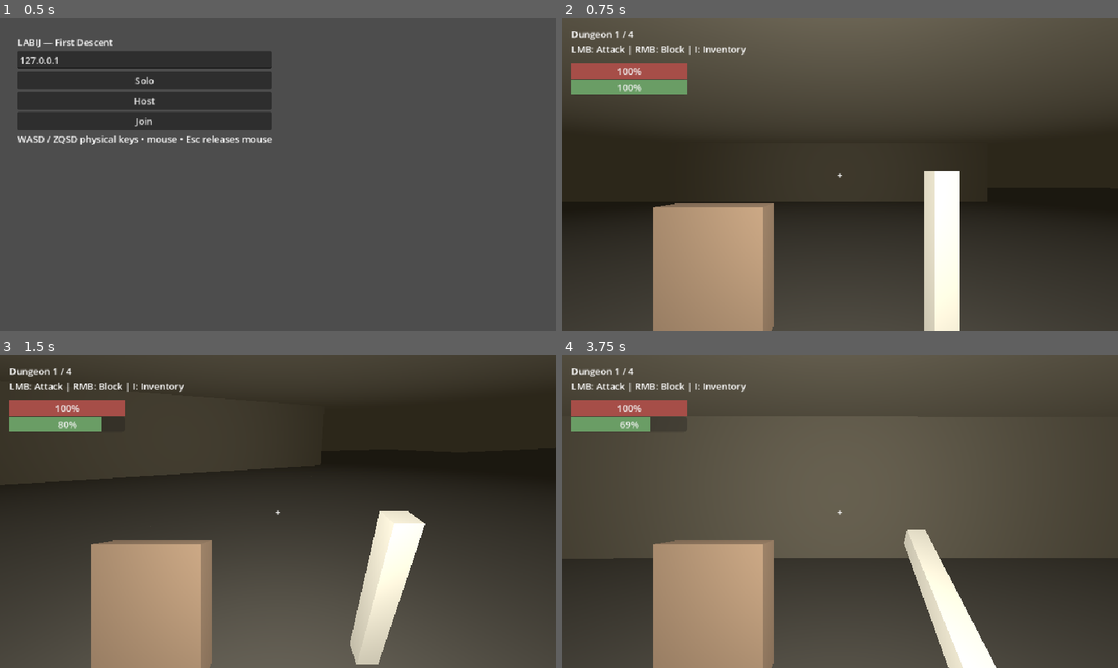
Above: before the commit, frames 1-4 (two rows, left to right).
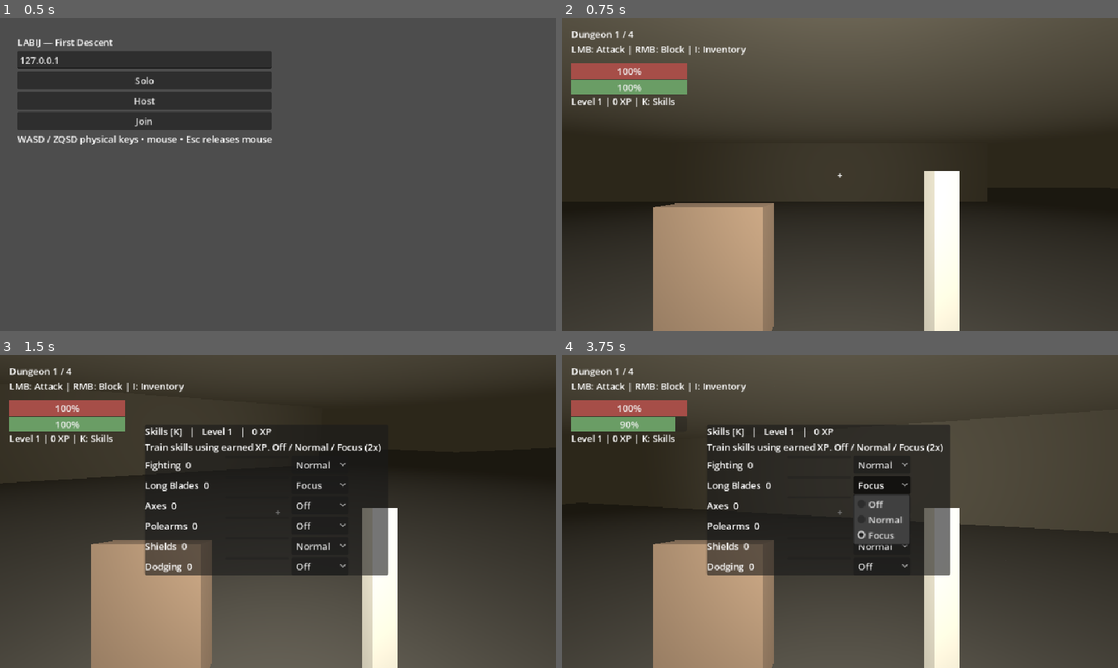
Above: after the commit, the same moments.

Repository: tdonnenfeld/LABIJ
Game: Godot game, scene res://game/main.tscn
Same seed, same stepped clock (60 frames per second), same inputs: the game is played once before the commit and once after it.
Inputs (mouse positions are in pixels of both pictures, inside the frame that each line leads up to):
- Up to frame 1 (0.5 s): no input
- Up to frame 2 (0.75 s): click "Solo" at 0.5 s
- Up to frame 3 (1.5 s): tap Enter at 1.25 s; move the mouse to (272, 517) at 1.27 s; hold W from 1.28 s (still down); tap K at 1.35 s; click (272, 517) at 1.42 s
- Up to frame 4 (3.75 s): tap I at 1.55, 2.1 s; move the mouse to (1006, 558) at 2.02 s; click (1006, 558) at 2.17 s; tap E at 2.3, 2.85 s; move the mouse to (795, 508) at 2.77 s; click (795, 508) at 2.92 s; tap K at 3.05 s; release W at 3.5 s; click (884, 486) at 3.5 s, where only the run after the commit has a clickable "Focus"

Frame 1 is identical in both runs. In frame 2, 0.2% of the frame differs, in the area x 1-21%, y 25-29%; in frame 3, 12%; in frame 4, 35%, in the area x 0-100%, y 19-100%.

Commit message:
Fix duplicate equipment selection and implement XP skill training

Diff:
--- a/game/items/inventory.gd
+++ b/game/items/inventory.gd
@@ -3,8 +3,14 @@
 const Catalog = preload("res://game/items/catalog.gd")
 const CAPACITY := 12
 var items: Array[String] = ["sword", "shield", "potion"]
-var weapon := "sword"
-var shield := "shield"
+var weapon_index := 0
+var shield_index := 1
+var weapon: String:
+	get:
+		return items[weapon_index]
+var shield: String:
+	get:
+		return items[shield_index]
 
 func add(id: String) -> bool:
 	if items.size() >= CAPACITY or Catalog.get_item(id) == null:
@@ -15,30 +21,33 @@
 func equip(index: int) -> bool:
 	if index < 0 or index >= items.size():
 		return false
-	var id := items[index]
-	var item = Catalog.get_item(id)
+	var item = Catalog.get_item(items[index])
 	if item.kind == "weapon":
-		weapon = id
+		weapon_index = index
 	elif item.kind == "shield":
-		shield = id
+		shield_index = index
 	else:
 		return false
 	return true
 
+func is_equipped(index: int) -> bool:
+	return index == weapon_index or index == shield_index
+
 func remove(index: int) -> String:
-	if index < 0 or index >= items.size():
+	if index < 0 or index >= items.size() or is_equipped(index):
 		return ""
 	var id := items[index]
-	# Equipped items must remain available.
-	if (id == weapon or id == shield) and items.count(id) == 1:
-		return ""
 	items.remove_at(index)
+	if weapon_index > index:
+		weapon_index -= 1
+	if shield_index > index:
+		shield_index -= 1
 	return id
 
 func state() -> Array:
-	return [items.duplicate(), weapon, shield]
+	return [items.duplicate(), weapon_index, shield_index]
 
 func apply(state_data: Array) -> void:
 	items.assign(state_data[0])
-	weapon = state_data[1]
-	shield = state_data[2]
+	weapon_index = state_data[1]
+	shield_index = state_data[2]
--- a/game/items/inventory_ui.gd
+++ b/game/items/inventory_ui.gd
@@ -36,9 +36,9 @@
 	var selected := list.get_selected_items()
 	state_data = data.duplicate(true)
 	list.clear()
-	for id in data[0]:
-		var item = Catalog.get_item(id)
-		var equipped: bool = id == data[1] or id == data[2]
+	for index in range(data[0].size()):
+		var item = Catalog.get_item(data[0][index])
+		var equipped: bool = index == data[1] or index == data[2]
 		list.add_item(item.title + (" [equipped]" if equipped else ""))
 	if list.item_count > 0:
 		list.select(mini(selected[0] if not selected.is_empty() else 0, list.item_count - 1))
@@ -51,7 +51,9 @@
 	if selected.is_empty() or state_data.is_empty():
 		details.text = "No items"
 		return
-	var item = Catalog.get_item(state_data[0][selected[0]])
+	var index := selected[0]
+	drop_button.disabled = index == state_data[1] or index == state_data[2]
+	var item = Catalog.get_item(state_data[0][index])
 	match item.kind:
 		"weapon":
 			details.text = "Damage %g | Reach %g m | Stamina %g" % [item.damage, item.reach, item.stamina_cost]
--- a/game/main.gd
+++ b/game/main.gd
@@ -3,6 +3,9 @@
 const World = preload("res://game/world.gd")
 const Player = preload("res://game/player.gd")
 const InventoryUI = preload("res://game/items/inventory_ui.gd")
+const SkillsUI = preload("res://game/progression/skills_ui.gd")
+var skills_ui: PanelContainer
+var xp_label: Label
 const Catalog = preload("res://game/items/catalog.gd")
 var inventory_ui: PanelContainer
 var item_requests: Dictionary = {}
@@ -77,6 +80,14 @@
 		layer.add_child(inventory_ui)
 		inventory_ui.position = Vector2(250, 120)
 		inventory_ui.action.connect(_inventory_action)
+		skills_ui = SkillsUI.new()
+		layer.add_child(skills_ui)
+		skills_ui.position = Vector2(250, 120)
+		skills_ui.priority_changed.connect(_skill_action)
+		xp_label = Label.new()
+		xp_label.position = Vector2(16, 132)
+		layer.add_child(xp_label)
+		xp_label.hide()
 
 func make_bar(layer: CanvasLayer, at: Vector2, color: Color) -> ProgressBar:
 	var bar := ProgressBar.new()
@@ -123,6 +134,7 @@
 			hp_bar.show()
 			stamina_bar.show()
 			crosshair.show()
+			xp_label.show()
 
 func _solo() -> void:
 	_spawn(1)
@@ -165,6 +177,8 @@
 		stamina_bar.hide()
 		crosshair.hide()
 		inventory_ui.hide()
+		skills_ui.hide()
+		xp_label.hide()
 		damage_flash.color.a = 0.0
 	spectating = false
 	for id in actors.keys():
@@ -221,8 +235,20 @@
 		return
 	if event is InputEventKey and event.pressed and not event.echo and event.physical_keycode == KEY_I:
 		if inventory_ui:
+			skills_ui.hide()
 			inventory_ui.visible = not inventory_ui.visible
 			Input.mouse_mode = Input.MOUSE_MODE_VISIBLE if inventory_ui.visible else Input.MOUSE_MODE_CAPTURED
+		return
+	if event is InputEventKey and event.pressed and not event.echo and event.physical_keycode == KEY_K:
+		if skills_ui:
+			inventory_ui.hide()
+			skills_ui.visible = not skills_ui.visible
+			Input.mouse_mode = Input.MOUSE_MODE_VISIBLE if skills_ui.visible else Input.MOUSE_MODE_CAPTURED
+		return
+	if skills_ui and skills_ui.visible:
+		if event is InputEventKey and event.pressed and event.keycode == KEY_ESCAPE:
+			skills_ui.hide()
+			Input.mouse_mode = Input.MOUSE_MODE_CAPTURED
 		return
 	if inventory_ui and inventory_ui.visible:
 		if event is InputEventKey and event.pressed and event.keycode == KEY_ESCAPE:
@@ -285,7 +311,7 @@
 		for actor in actors.values():
 			actor.simulate(delta)
 			if actor.advance_combat(delta):
-				actor.swing_hit = world.strike(actor)
+				actor.swing_hit = world.strike(actor, actors)
 		world.simulate(actors, delta)
 		for id in stair_cooldowns.keys():
 			stair_cooldowns[id] = maxf(0.0, stair_cooldowns[id] - delta)
@@ -299,7 +325,7 @@
 		if tick % 3 == 0 and multiplayer.has_multiplayer_peer():
 			var states := {}
 			for id in actors:
-				states[id] = [actors[id].position, actors[id].heading, actors[id].floor_id, actors[id].health, actors[id].stamina, actors[id].blocking, actors[id].attack_phase, actors[id].hurt_timer, actors[id].swing_hit, actors[id].inventory.state()]
+				states[id] = [actors[id].position, actors[id].heading, actors[id].floor_id, actors[id].health, actors[id].stamina, actors[id].blocking, actors[id].attack_phase, actors[id].hurt_timer, actors[id].swing_hit, actors[id].inventory.state(), actors[id].skills.state()]
 			snapshot.rpc(tick, states, world.monster_snapshot(), world.loot.state())
 	if not dedicated and actors.has(local_id):
 		var local = actors[local_id]
@@ -326,7 +352,11 @@
 		if damage_flash:
 			damage_flash.color.a = minf(0.3, local.hurt_timer)
 		if hp_bar:
+			hp_bar.max_value = local.max_health()
 			hp_bar.value = local.health
+			xp_label.text = "Level %d | %d XP | K: Skills" % [local.skills.character_level(), local.skills.total_xp]
+			if skills_ui and skills_ui.visible:
+				skills_ui.refresh(local.skills.state())
 			stamina_bar.value = local.stamina
 			crosshair.modulate = Color("#90df87") if local.swing_hit and local.attack_phase == 2 else Color.WHITE
 		if hud:
@@ -370,6 +400,7 @@
 			actors[id].hurt_timer = states[id][7]
 			actors[id].swing_hit = states[id][8]
 			actors[id].inventory.apply(states[id][9])
+			actors[id].skills.apply(states[id][10])
 			if id != multiplayer.get_unique_id():
 				actors[id].rotation.y = states[id][1]
 
@@ -423,3 +454,18 @@
 			world.loot.spawn(item, actor.floor_id, at)
 	else:
 		actor.use_item(index)
+
+func _skill_action(index: int, value: int) -> void:
+	if multiplayer.is_server():
+		var id := multiplayer.get_unique_id()
+		if actors.has(id) and actors[id].health > 0:
+			actors[id].skills.set_priority(index, value)
+	else:
+		request_skill.rpc_id(1, index, value)
+
+@rpc("any_peer", "call_remote", "reliable")
+func request_skill(index: int, value: int) -> void:
+	if multiplayer.is_server():
+		var id := multiplayer.get_remote_sender_id()
+		if actors.has(id) and actors[id].health > 0:
+			actors[id].skills.set_priority(index, value)
--- a/game/player.gd
+++ b/game/player.gd
@@ -4,6 +4,8 @@
 const Inventory = preload("res://game/items/inventory.gd")
 const Catalog = preload("res://game/items/catalog.gd")
 var inventory := Inventory.new()
+const Skills = preload("res://game/progression/skills.gd")
+var skills := Skills.new()
 
 var health := Combat.MAX_HEALTH
 var stamina := Combat.MAX_STAMINA
@@ -78,11 +80,11 @@
 
 func begin_attack() -> bool:
 	var weapon = Catalog.get_item(inventory.weapon)
-	if health <= 0 or attack_phase != 0 or blocking or stamina < weapon.stamina_cost:
+	if health <= 0 or attack_phase != 0 or blocking or stamina < attack_cost():
 		return false
-	stamina -= weapon.stamina_cost
+	stamina -= attack_cost()
 	attack_phase = 1
-	attack_timer = weapon.windup
+	attack_timer = weapon.windup * attack_speed_factor()
 	swing_hit = false
 	return true
 
@@ -100,7 +102,7 @@
 		return false
 	if attack_phase == 1:
 		attack_phase = 2
-		attack_timer = Catalog.get_item(inventory.weapon).recovery
+		attack_timer = Catalog.get_item(inventory.weapon).recovery * attack_speed_factor()
 		return true
 	attack_phase = 0
 	return false
@@ -108,9 +110,10 @@
 func take_damage(amount: float, source: Vector3) -> void:
 	if health <= 0:
 		return
-	if blocking and stamina >= Combat.BLOCK_COST and Combat.facing(heading, source - position):
-		stamina -= Combat.BLOCK_COST
+	if blocking and stamina >= block_cost() and Combat.facing(heading, source - position):
+		stamina -= block_cost()
 		amount *= 1.0 - Catalog.get_item(inventory.shield).reduction
+	amount *= 1.0 - minf(0.25, skills.skill_level(5) * 0.01)
 	health = maxf(0.0, health - amount)
 	hurt_timer = 0.25
 	if health == 0:
@@ -138,9 +141,29 @@
 		return false
 	var item = Catalog.get_item(inventory.items[index])
 	if item.kind == "consumable":
-		if health >= Combat.MAX_HEALTH:
+		if health >= max_health():
 			return false
-		health = minf(Combat.MAX_HEALTH, health + item.heal)
+		health = minf(max_health(), health + item.heal)
 		inventory.remove(index)
 		return true
 	return inventory.equip(index)
+
+func max_health() -> float:
+	return Combat.MAX_HEALTH + skills.skill_level(0) * 4.0
+
+func gain_xp(amount: int) -> void:
+	var old_max := max_health()
+	skills.gain(amount)
+	health = minf(max_health(), health + max_health() - old_max)
+
+func attack_cost() -> float:
+	return Catalog.get_item(inventory.weapon).stamina_cost * maxf(0.65, 1.0 - skills.weapon_level(inventory.weapon) * 0.015)
+
+func attack_speed_factor() -> float:
+	return maxf(0.65, 1.0 - skills.weapon_level(inventory.weapon) * 0.015)
+
+func attack_damage() -> float:
+	return Catalog.get_item(inventory.weapon).damage * (1.0 + 0.035 * skills.weapon_level(inventory.weapon) + 0.02 * skills.skill_level(0))
+
+func block_cost() -> float:
+	return Combat.BLOCK_COST * maxf(0.5, 1.0 - skills.skill_level(4) * 0.02)
--- /dev/null
+++ b/game/progression/skills.gd
@@ -0,0 +1,57 @@
+extends RefCounted
+
+const IDS := ["fighting", "long_blades", "axes", "polearms", "shields", "dodging"]
+const TITLES := ["Fighting", "Long Blades", "Axes", "Polearms", "Shields", "Dodging"]
+const MAX_LEVEL := 27
+var total_xp := 0
+var xp: Array[float] = [0, 0, 0, 0, 0, 0]
+var priorities: Array[int] = [1, 2, 0, 0, 1, 0]
+
+static func threshold(level: int) -> float:
+	return 25.0 * level * (level + 1)
+
+func skill_level(index: int) -> int:
+	var result := 0
+	while result < MAX_LEVEL and xp[index] >= threshold(result + 1):
+		result += 1
+	return result
+
+func character_level() -> int:
+	return mini(MAX_LEVEL, 1 + int(sqrt(float(total_xp) / 100.0)))
+
+func set_priority(index: int, priority: int) -> bool:
+	if index < 0 or index >= IDS.size() or priority < 0 or priority > 2:
+		return false
+	priorities[index] = priority
+	return true
+
+func gain(amount: int) -> void:
+	if amount <= 0:
+		return
+	total_xp += amount
+	var weights := 0
+	for i in range(IDS.size()):
+		if skill_level(i) < MAX_LEVEL:
+			weights += priorities[i]
+	if weights == 0:
+		return
+	for i in range(IDS.size()):
+		if skill_level(i) < MAX_LEVEL:
+			xp[i] = minf(threshold(MAX_LEVEL), xp[i] + float(amount) * priorities[i] / weights)
+
+func weapon_level(id: String) -> int:
+	match id:
+		"axe":
+			return skill_level(2)
+		"spear":
+			return skill_level(3)
+		_:
+			return skill_level(1)
+
+func state() -> Array:
+	return [total_xp, xp.duplicate(), priorities.duplicate()]
+
+func apply(data: Array) -> void:
+	total_xp = data[0]
+	xp.assign(data[1])
+	priorities.assign(data[2])
--- /dev/null
+++ b/game/progression/skills_ui.gd
@@ -0,0 +1,50 @@
+extends PanelContainer
+
+const Skills = preload("res://game/progression/skills.gd")
+signal priority_changed(index: int, value: int)
+var model := Skills.new()
+var heading: Label
+var levels: Array[Label] = []
+var progress: Array[ProgressBar] = []
+var buttons: Array[OptionButton] = []
+
+func _ready() -> void:
+	var column := VBoxContainer.new()
+	column.custom_minimum_size = Vector2(420, 0)
+	add_child(column)
+	heading = Label.new()
+	column.add_child(heading)
+	var hint := Label.new()
+	hint.text = "Train skills using earned XP. Off / Normal / Focus (2x)"
+	column.add_child(hint)
+	for i in range(Skills.IDS.size()):
+		var row := HBoxContainer.new()
+		column.add_child(row)
+		var label := Label.new()
+		label.custom_minimum_size.x = 135
+		row.add_child(label)
+		levels.append(label)
+		var bar := ProgressBar.new()
+		bar.custom_minimum_size.x = 110
+		bar.max_value = 1
+		bar.show_percentage = false
+		row.add_child(bar)
+		progress.append(bar)
+		var option := OptionButton.new()
+		for title in ["Off", "Normal", "Focus"]:
+			option.add_item(title)
+		row.add_child(option)
+		buttons.append(option)
+		option.item_selected.connect(func(value): priority_changed.emit(i, value))
+	hide()
+
+func refresh(data: Array) -> void:
+	model.apply(data)
+	heading.text = "Skills [K]   |   Level %d   |   %d XP" % [model.character_level(), model.total_xp]
+	for i in range(Skills.IDS.size()):
+		var level := model.skill_level(i)
+		levels[i].text = "%s  %d" % [Skills.TITLES[i], level]
+		buttons[i].select(model.priorities[i])
+		var start := Skills.threshold(level)
+		var end := Skills.threshold(level + 1)
+		progress[i].value = 1.0 if level == Skills.MAX_LEVEL else (model.xp[i] - start) / (end - start)
--- a/game/world.gd
+++ b/game/world.gd
@@ -208,7 +208,7 @@
 			monsters[id].phase = states[id][3]
 			monsters[id].hurt = states[id][4]
 
-func strike(actor) -> bool:
+func strike(actor, party: Dictionary = {}) -> bool:
 	if actor.health <= 0:
 		return false
 	var nearest = null
@@ -223,11 +223,18 @@
 			best = distance
 	if nearest == null:
 		return false
-	nearest.health = maxf(0.0, nearest.health - weapon.damage)
+	nearest.health = maxf(0.0, nearest.health - actor.attack_damage())
 	nearest.hurt = 0.18
 	if nearest.health <= 0:
 		nearest.phase = 0
 		nearest.target = 0
+		var reward: int = 100 + nearest.floor * 25
+		for teammate in party.values():
+			if teammate == actor or teammate.health <= 0 or teammate.floor_id != actor.floor_id:
+				continue
+			if horizontal_distance(teammate.position, nearest.node.position) <= 15.0:
+				teammate.gain_xp(reward)
+		actor.gain_xp(reward)
 		var choices := ["potion", "potion", "axe", "spear", "iron_shield"]
 		var at: Vector3 = nearest.node.position
 		at.y = floors[nearest.floor].position.y + 0.3
--- a/tests/inventory.gd
+++ b/tests/inventory.gd
@@ -23,6 +23,19 @@
 	ok = ok and player.use_item(2) and player.health == 85
 	ok = ok and player.inventory.items.size() == 3
 	ok = ok and player.begin_attack() and player.stamina == 85
+	var inventory = player.inventory
+	ok = ok and inventory.add("spear")
+	ok = ok and inventory.add("shield")
+	ok = ok and inventory.is_equipped(2) and not inventory.is_equipped(3)
+	ok = ok and inventory.remove(3) == "spear"
+	ok = ok and inventory.add("spear")
+	ok = ok and inventory.equip(4) and inventory.is_equipped(4) and not inventory.is_equipped(2)
+	ok = ok and inventory.remove(2) == "spear" and inventory.weapon_index == 3
+	ok = ok and inventory.equip(2) and inventory.remove(1) == "shield"
+	ok = ok and inventory.shield_index == 1 and inventory.weapon_index == 2
+	var replica = preload("res://game/items/inventory.gd").new()
+	replica.apply(inventory.state())
+	ok = ok and replica.state() == inventory.state()
 	if not ok:
 		push_error("Inventory test failed")
 	quit(0 if ok else 1)
--- /dev/null
+++ b/tests/skills.gd
@@ -0,0 +1,31 @@
+extends SceneTree
+
+const Skills = preload("res://game/progression/skills.gd")
+const Player = preload("res://game/player.gd")
+
+func _initialize() -> void:
+	call_deferred("run")
+
+func run() -> void:
+	var skills := Skills.new()
+	skills.gain(200)
+	var ok := skills.total_xp == 200 and skills.xp[0] == 50 and skills.xp[1] == 100 and skills.xp[4] == 50
+	ok = ok and skills.skill_level(0) == 1 and skills.skill_level(2) == 0
+	ok = ok and not skills.set_priority(-1, 2) and not skills.set_priority(0, 3)
+	for i in range(Skills.IDS.size()):
+		skills.set_priority(i, 0)
+	skills.set_priority(2, 2)
+	skills.gain(150)
+	ok = ok and skills.skill_level(2) == 2 and skills.weapon_level("axe") == 2
+	var copy := Skills.new()
+	copy.apply(skills.state())
+	ok = ok and copy.state() == skills.state()
+	var player := Player.new()
+	root.add_child(player)
+	player.setup(false, false)
+	player.gain_xp(200)
+	ok = ok and player.max_health() == 104 and player.health == 104
+	ok = ok and player.attack_damage() > 25 and player.attack_cost() < 20
+	if not ok:
+		push_error("Skills test failed")
+	quit(0 if ok else 1)
Not shown, changed: docs/ARCHITECTURE.md
